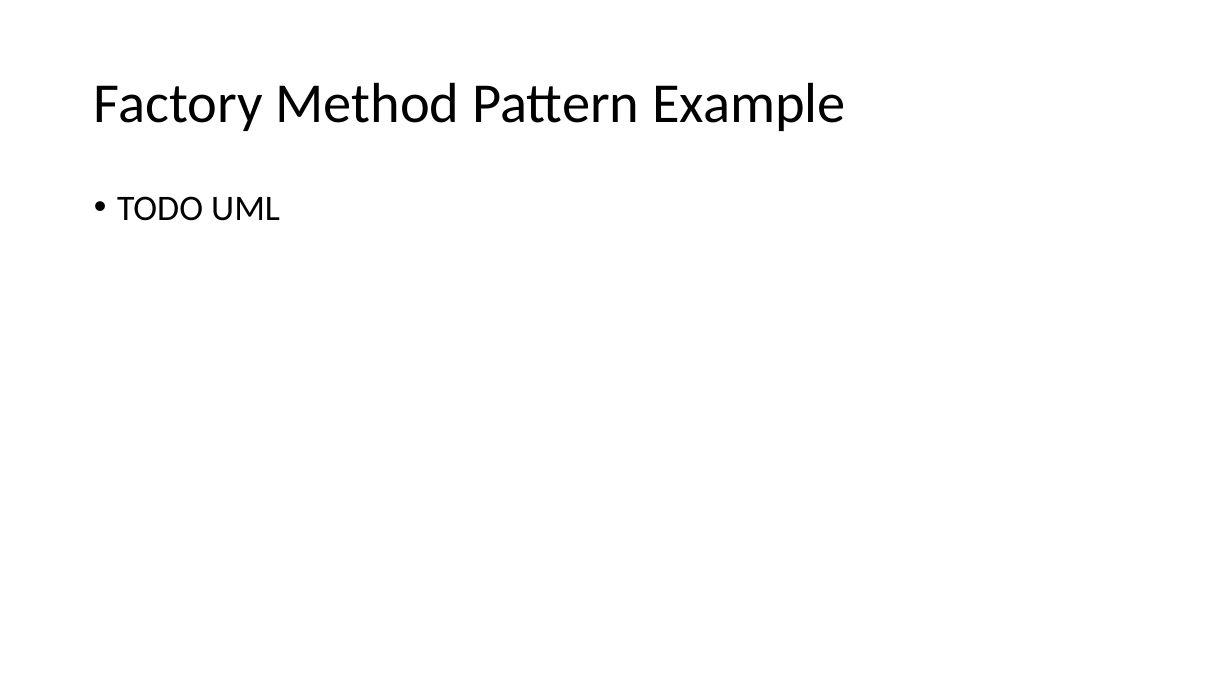
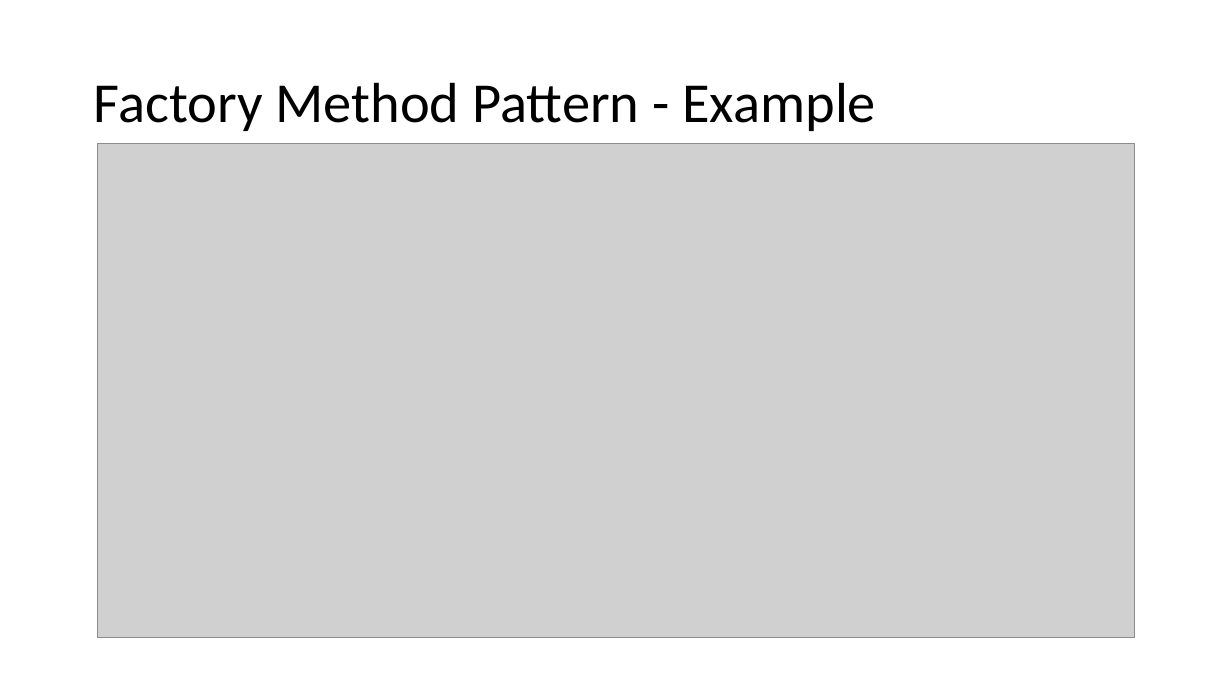
Before and after one commit to crsdrw/patterns, a slide deck: slide 5 of Patterns/docs/Factory Method.pptx (slide 6 before the commit). Drawn at 1232x693 pixels with LibreOffice and Linux fonts; fonts in the diff are those of the drawing; grey boxes stand for pictures. Boxes give left, top, right and bottom in pixels: in the first picture for what was removed or moved away, otherwise in the second. Text is boxed around its words. In the diff, an @@ line names an element or a change of style, - is before the commit and + after.

```diff
--- a/Patterns/docs/Factory Method.pptx
+++ b/Patterns/docs/Factory Method.pptx
@@ title at box(94, 82, 876, 131): text changed @@
-Factory Method Pattern Example
+Factory Method Pattern - Example
@@ picture added at box(97, 143, 1135, 637) @@
@@ text removed at box(117, 196, 280, 221) @@
-• TODO UML
```
Also in this commit, not shown: 3 other slides changed, 5 slides added, 5 slides removed, 3 other files.
